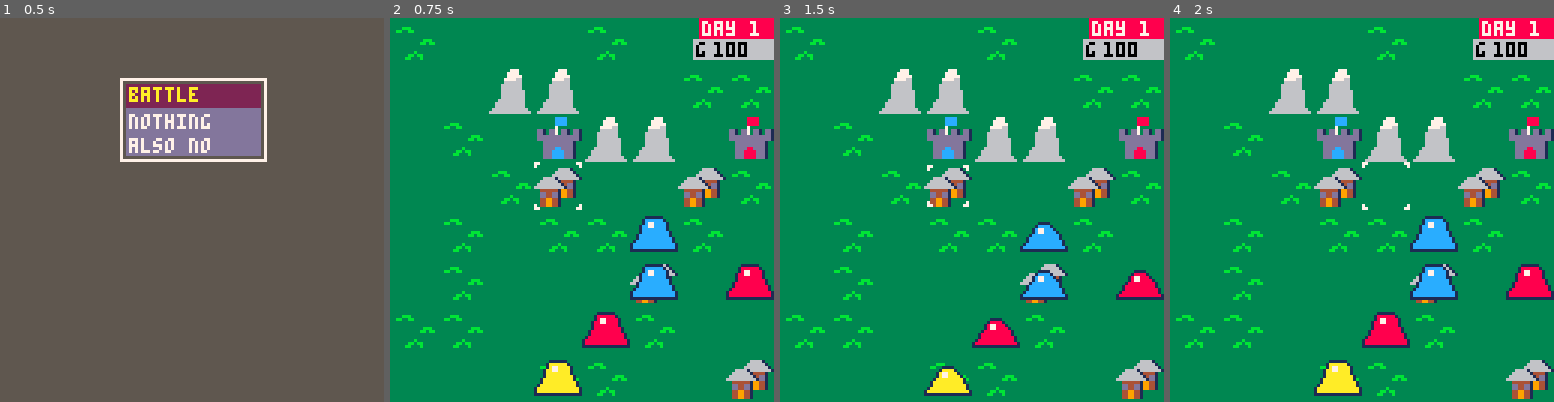
Above: before the commit, frames 1-4 (left to right).
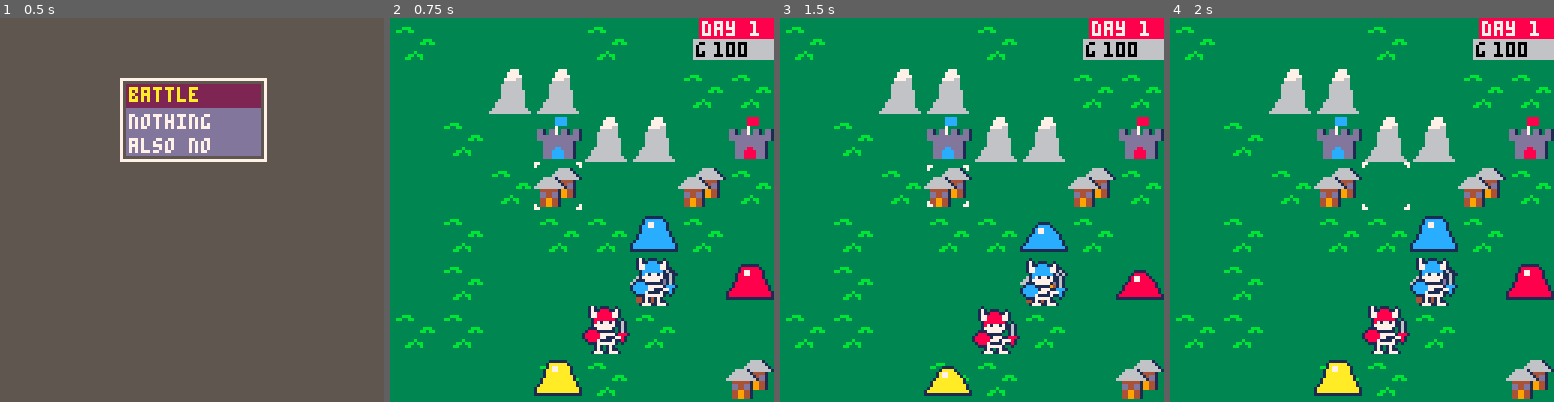
Above: after the commit, the same moments.

Repository: Cuttleshock/PICO-8-projects
Game: PICO-8 cartridge wars.p8
The game is run twice, just before and just after one commit, with the same random seed, the same clock (stepped at 60 frames per second) and the same inputs.
Inputs:
- Up to frame 1 (0.5 s): tap X (X key) at 0.33 s
- Up to frame 2 (0.75 s): tap O (Z key) at 0.7 s
- Up to frame 3 (1.5 s): tap X (X key) at 1.07 s
- Up to frame 4 (2 s): hold Right from 1.6 s (still down); tap O (Z key) at 1.7 s; tap X (X key) at 1.85 s

Frame 1 is identical in both runs. In frame 2, 1.9% of the frame differs, in the area x 50-75%, y 62-88%; in frame 3, 1.8%; in frame 4, 1.9%.

Commit message:
Make funny skeletons

Diff:
--- a/wars.p8
+++ b/wars.p8
@@ -38,10 +38,13 @@
 }
 
 MOVE_SLIME=2001
+MOVE_SKEL=2002
 
 ATK_SLIME=3001
+ATK_SKEL=3002
 
 DEF_SLIME=4001
+DEF_SKEL=4002
 
 -- sprite flags for each terrain
 TERRAIN_PLAINS=0b1
@@ -56,15 +59,19 @@
 terrain_cost={
 	[TERRAIN_PLAINS]={
 		[MOVE_SLIME]=1,
+		[MOVE_SKEL]=1,
 	},
 	[TERRAIN_MOUNTAIN]={
 		[MOVE_SLIME]=2,
+		[MOVE_SKEL]=2,
 	},
 	[TERRAIN_CITY]={
 		[MOVE_SLIME]=1,
+		[MOVE_SKEL]=1,
 	},
 	[TERRAIN_HQ]={
 		[MOVE_SLIME]=1,
+		[MOVE_SKEL]=1,
 	},
 }
 
@@ -82,7 +89,12 @@
 
 damage_table={
 	[ATK_SLIME]={
-		[DEF_SLIME]=1,
+		[DEF_SLIME]=1.1,
+		[DEF_SKEL]=1.2,
+	},
+	[ATK_SKEL]={
+		[DEF_SLIME]=0.7,
+		[DEF_SKEL]=1,
 	},
 }
 
@@ -102,10 +114,20 @@
 	spr=5,
 	frames=2,
 	range=3,
-	captures=true, -- todo - no it doesn't!
+	captures=false,
 	movetype=MOVE_SLIME,
 	atk=ATK_SLIME,
 	def=DEF_SLIME,
+}
+
+skel_base = {
+	spr=9,
+	frames=2,
+	range=3,
+	captures=true,
+	movetype=MOVE_SKEL,
+	atk=ATK_SKEL,
+	def=DEF_SKEL,
 }
 
 -- menus
@@ -206,13 +228,13 @@
 	battle_turn=0
 	active_faction=0
 	make_unit(7,5,FACTION_RED,slime_base)
-	make_unit(4,6,FACTION_RED,slime_base)
+	make_unit(4,6,FACTION_RED,skel_base)
 	make_unit(5,4,FACTION_BLUE,slime_base)
-	make_unit(5,5,FACTION_BLUE,slime_base)
+	make_unit(5,5,FACTION_BLUE,skel_base)
 	make_unit(8,3,FACTION_GREEN,slime_base)
-	make_unit(9,4,FACTION_GREEN,slime_base)
+	make_unit(9,4,FACTION_GREEN,skel_base)
 	make_unit(3,7,FACTION_YELLOW,slime_base)
-	make_unit(4,8,FACTION_YELLOW,slime_base)
+	make_unit(4,8,FACTION_YELLOW,skel_base)
 	highlight={}
 	path={ cost=0 }
 	map_w=16
@@ -942,22 +964,22 @@
 end
 
 __gfx__
-00000000000000000000000077000000000000770000000000000000000000000000000000000000000000000000000000000000000000000000000000000000
-00000000077000000000077070000000000000070000000000000000000000000000000000000000000000000000000000000000000000000000000000000000
-00000000070000000000007000000000000000000000000000000000000001111110000000000000000000000000000000000000000000000000000000000000
-00000000000000000000000000000000000000000000000000000000000018888881000000000000000000000000000000000000000000000000000000000000
-00000000000000000000000000000000000000000000001111000000000018778888100000000000000000000000000000000000000000000000000000000000
-00000000000000000000000000000000000000000000018888100000000188778888100000000000000000000000000000000000000000000000000000000000
-00000000000000000000000000000000000000000000187788810000000188888888100000000000000000000000000000000000000000000000000000000000
-00000000000000000000000000000000000000000000187788881000000188888888810000000000000000000000000000000000000000000000000000000000
-0c000c00000000000000000000000000000000000001888888888100001888888888810000000000000000000000000000000000000000000000000000000000
-c000c000000000000000000000000000000000000018888888888100001888888888881000000000000000000000000000000000000000000000000000000000
-000c000c000000000000000000000000000000000018888888888810018888888888881000000000000000000000000000000000000000000000000000000000
-00c000c0000000000000000000000000000000000188888888888810188888888888888100000000000000000000000000000000000000000000000000000000
-0c000c00000000000000000000000000000000001888888888888881188888888888888100000000000000000000000000000000000000000000000000000000
-c000c000070000000000007000000000000000001111111111111111111111111111111100000000000000000000000000000000000000000000000000000000
-000c000c077000000000077070000000000000070000000000000000000000000000000000000000000000000000000000000000000000000000000000000000
-00c000c0000000000000000077000000000000770000000000000000000000000000000000000000000000000000000000000000000000000000000000000000
+00000000000000000000000077000000000000770000000000000000000000000000000000010000000000000017101110010000000000000000000000000000
+00000000077000000000077070000000000000070000000000000000000000000000000000171011100100000017118881171000000000000000000000000000
+00000000070000000000007000000000000000000000000000000000000001111110000000171188811710000017788888771000000000000000000000000000
+00000000000000000000000000000000000000000000000000000000000018888881000000177888887710000017788888771000000000000000000000000000
+00000000000000000000000000000000000000000000001111000000000018778888100000177888887710000001888888810100000000000000000000000000
+00000000000000000000000000000000000000000000018888100000000188778888100000018888888101000001871771711610000000000000000000000000
+00000000000000000000000000000000000000000000187788810000000188888888100000018717717116100001777777711610000000000000000000000000
+00000000000000000000000000000000000000000000187788881000000188888888810000017777777116100011177777101610000000000000000000000000
+0c000c00000000000000000000000000000000000001888888888100001888888888810000111777771016100188811111101610000000000000000000000000
+c000c000000000000000000000000000000000000018888888888100001888888888881001888111110016101888887777718881000000000000000000000000
+000c000c000000000000000000000000000000000018888888888810018888888888881018888817771188811888887711177810000000000000000000000000
+00c000c0000000000000000000000000000000000188888888888810188888888888888118888877717778100188871111711810000000000000000000000000
+0c000c00000000000000000000000000000000001888888888888881188888888888888101888711117118100011177777710100000000000000000000000000
+c000c000070000000000007000000000000000001111111111111111111111111111111100111777771001000000171017100000000000000000000000000000
+000c000c077000000000077070000000000000070000000000000000000000000000000000001710171100000000171017110000000000000000000000000000
+00c000c0000000000000000077000000000000770000000000000000000000000000000000017771177710000001777117771000000000000000000000000000
 c000c000000000000000000000000000000000000000000000000000000000000000000000000000000000000000000000000000000000000000000000000000
 000c000c000000007770000000000000000000000000000000000000000000066660000000000000000000000000000000000000000000000000000000000000
 00c000c0000000077770000000000000000000000000000066661000000000066660000000000000000000000000000000000000000000000000000000000000
